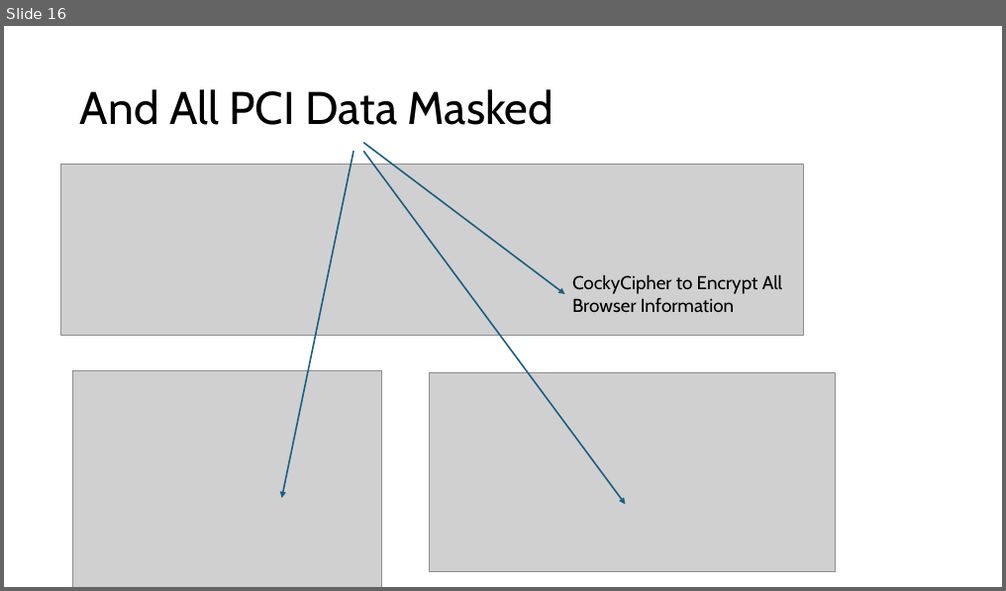
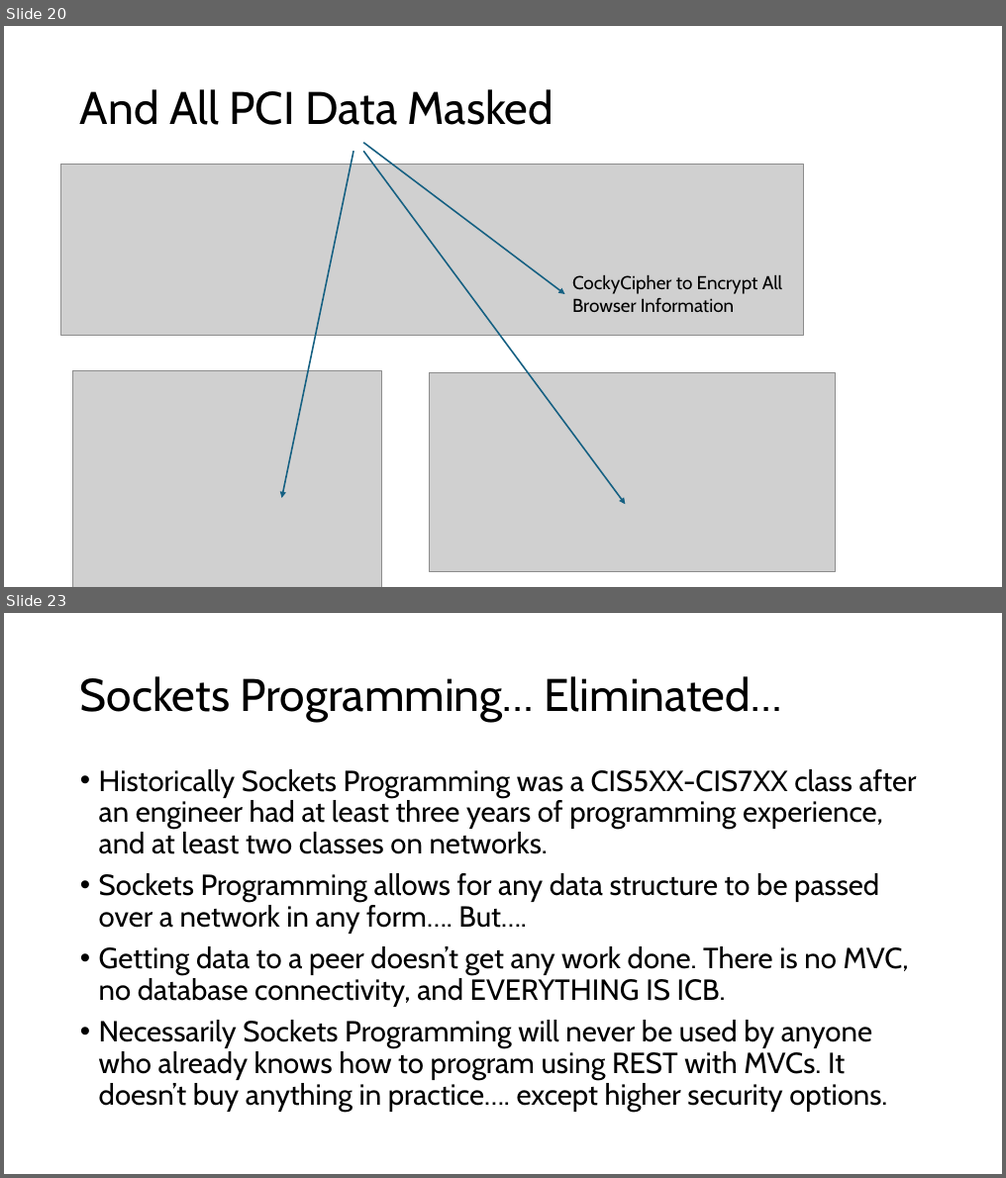
Before and after one commit to jssg33/analyticsgen4, a slide deck: sprint2/Cocky Cipher Overview.pptx. Shown one above the other, each under a label of ours: slide 16 before the commit, slides 20 and 23 after it; the slides between them are not shown. The pictures are 1006x591 and 1006x1178 pixels, drawn with LibreOffice and Linux fonts; fonts in the diff are those of the drawing; grey boxes stand for pictures. Boxes give left, top, right and bottom in pixels: in the first picture for what was removed or moved away, otherwise in the second. Text is boxed around its words. In the diff, an @@ line names an element or a change of style, - is before the commit and + after.

```diff
--- a/sprint2/Cocky Cipher Overview.pptx
+++ b/sprint2/Cocky Cipher Overview.pptx
@@ slide 23 added at (x1=4, y1=613, x2=1002, y2=1174), background #FFFFFF @@
@@ title added at (x1=80, y1=676, x2=781, y2=722), 44 pt, text #000000 @@
+Sockets Programming… Eliminated…
@@ text added at (x1=99, y1=769, x2=917, y2=1112), 28 pt, text #000000 @@
+• Historically Sockets Programming was a CIS5XX-CIS7XX class after an engineer had at least three years of programming experience, and at least two classes on networks.
+• Sockets Programming allows for any data structure to be passed over a network in any form…. But….
+• Getting data to a peer doesn’t get any work done. There is no MVC, no database connectivity, and EVERYTHING IS ICB.
+• Necessarily Sockets Programming will never be used by anyone who already knows how to program using REST with MVCs. It doesn’t buy anything in practice…. except higher security options.
@@ what was slide 16 is now slide 20 @@
```
Also in this commit, not shown: 2 slides changed, 10 other slides added, 1 other file.
